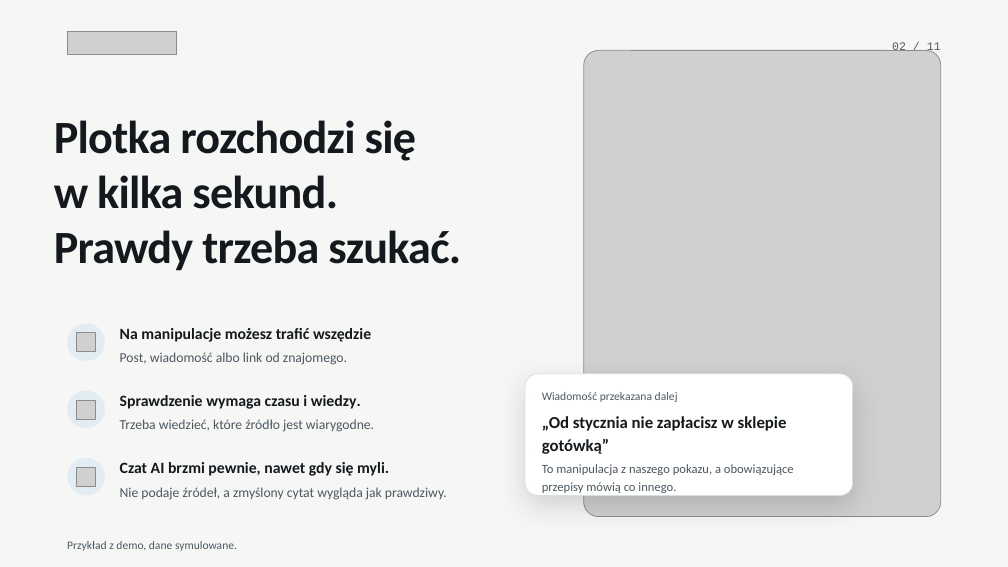
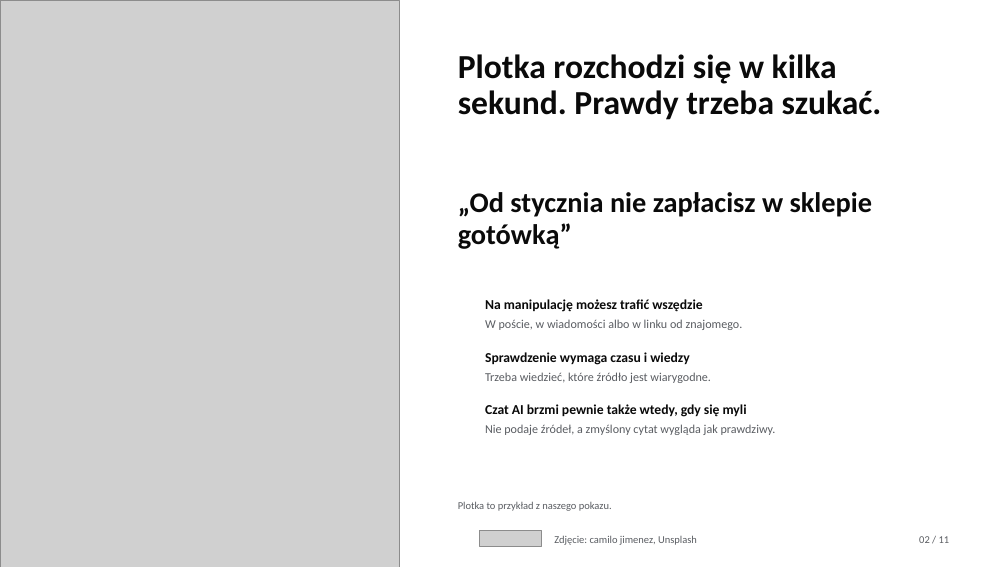
Before and after one commit to Meritum-HackNation2026/meritum-marketing, a slide deck: slide 2 of deck/meritum-deck.pptx. Drawn at 1008x567 pixels with LibreOffice and Linux fonts; fonts in the diff are those of the drawing; grey boxes stand for pictures; background and template pictures are left out. Boxes give left, top, right and bottom in pixels: in the first picture for what was removed or moved away, otherwise in the second. Text is boxed around its words. In the diff, an @@ line names an element or a change of style, - is before the commit and + after.

Commit message:
feat: oba decki wyglądają jak produkt po zmianie na motyw Atrament (#16)
* feat(deck): oba decki w motywie Atrament, z diagramami i zrzutami z prototypu (#14)

Nasza wersja (deck/meritum-own) ma białe tło, czarny tekst i krój Schibsted
Grotesk. Stare zrzuty z makiet zastąpiły zrzuty z prototypu interfejsu,
podpisane jako prototyp. Slajdy 4, 5 i 10 to diagramy kanałów, kroków
sprawdzenia i kontenerów, narysowane według meritum-docs.

Deck zespołu buduje teraz deck/build_team_deck.py: tekst jest edytowalny,
a obrazy pochodzą z naszej wersji. Nowy plik nie ma już wymyślonego źródła
na slajdzie 1, linku w SMS-ie ani Firecrawla jako wyszukiwarki.

Slajd z wynikami w obu deckach zostaje bez liczb do pierwszego przebiegu
ewaluacji.

* feat(deck): slajdy 1 i 3 pokazują scalone strony z wersji dev (#14)

Strona główna i „Sprawdź informację” są już na develop w meritum-frontend,
więc zrzuty na slajdzie tytułowym i na slajdzie o użytkownikach pochodzą
z meritum-dev.gburek.app. Pasek postępu i strona wyniku zostają z prototypu
i tak są podpisane.

* fix(deck): wpis z katalogu na slajdzie 8 nie nachodzi na stopkę, PDF dla jury (#14)

Tabela wpisu zaczynała się od pozycji z poprzedniego slajdu, więc w PowerPoincie
wchodziła na dopisek i stopkę. Teraz zaczyna się pod listą źródeł.

Dochodzi deck/meritum-deck.pdf, eksport z PowerPointa z zainstalowanymi krojami
Schibsted Grotesk i Azeret Mono.

```diff
--- a/deck/meritum-deck.pptx
+++ b/deck/meritum-deck.pptx
@@ background #F6F7F5 to #FFFFFF @@
@@ picture added at (0, 0, 399, 567) @@
@@ picture removed at (67, 32, 176, 55) @@
@@ text "Plotka rozchodzi się w kilka ...": place and size @@
-text "Plotka rozchodzi się w kilka ..." at (54, 120, 461, 271)
+text "Plotka rozchodzi się w kilka ..." at (458, 54, 882, 120)
@@ text "Plotka rozchodzi się w kilka ..." at (458, 54, 882, 120): size 44 to 32 pt, text colour #14191E to #0A0A0A, letter spacing -0.7 to 0 pt; line spacing 1 to 33.6pt @@
@@ picture removed at (584, 51, 941, 517) @@
@@ text "„Od stycznia nie zapłacisz w ...": place and size @@
-text "„Od stycznia nie zapłacisz w ..." at (542, 416, 787, 454)
+text "„Od stycznia nie zapłacisz w ..." at (458, 192, 873, 249)
@@ text "„Od stycznia nie zapłacisz w ..." at (458, 192, 873, 249): size 16 to 27 pt, text colour #14191E to #0A0A0A; line spacing 1.15 to 30.2pt @@
@@ text at (485, 299, 702, 312): text changed; size 15 to 13 pt; text colour #14191E to #0A0A0A @@
-Na manipulacje możesz trafić wszędzie
+Na manipulację możesz trafić wszędzie
@@ rounded rectangle removed at (67, 324, 105, 361) @@
@@ text added at (485, 319, 743, 330), 11.5 pt, text #5A5D62 @@
+W poście, w wiadomości albo w linku od znajomego.
@@ picture removed at (76, 333, 95, 352) @@
@@ text removed at (120, 352, 347, 365) @@
-Post, wiadomość albo link od znajomego.
@@ text at (485, 350, 689, 366): text changed; size 15 to 13 pt; text colour #14191E to #0A0A0A @@
-Sprawdzenie wymaga czasu i wiedzy.
+Sprawdzenie wymaga czasu i wiedzy
@@ text "Trzeba wiedzieć, które źródło jest ...": place and size @@
-text "Trzeba wiedzieć, które źródło jest ..." at (120, 419, 374, 432)
+text "Trzeba wiedzieć, które źródło jest ..." at (485, 372, 711, 383)
@@ text "Trzeba wiedzieć, które źródło jest ..." at (485, 372, 711, 383): size 13 to 11.5 pt, text colour #4C5862 to #5A5D62; line spacing 1.22 to 15.5pt @@
@@ rounded rectangle removed at (525, 374, 852, 495) @@
@@ rounded rectangle removed at (67, 391, 105, 429) @@
@@ picture removed at (76, 400, 95, 419) @@
@@ text at (485, 404, 747, 417): text changed; size 15 to 13 pt; text colour #14191E to #0A0A0A @@
-Czat AI brzmi pewnie, nawet gdy się myli.
+Czat AI brzmi pewnie także wtedy, gdy się myli
@@ text removed at (542, 392, 678, 402) @@
-Wiadomość przekazana dalej
@@ text "Nie podaje źródeł, a zmyślony ..." at (485, 424, 776, 435): size 13 to 11.5 pt, text colour #4C5862 to #5A5D62; line spacing 1.22 to 15.5pt @@
@@ text "Nie podaje źródeł, a zmyślony ...": place and size @@
-text "Nie podaje źródeł, a zmyślony ..." at (120, 487, 447, 500)
+text "Nie podaje źródeł, a zmyślony ..." at (485, 424, 776, 435)
@@ rounded rectangle removed at (67, 458, 105, 496) @@
@@ picture removed at (76, 467, 95, 486) @@
@@ text at (458, 501, 612, 511): text changed; size 12 to 10 pt; text colour #4C5862 to #5A5D62 @@
-To manipulacja z naszego pokazu, a obowiązujące przepisy mówią co innego.
+Plotka to przykład z naszego pokazu.
@@ picture added at (480, 530, 541, 546) @@
@@ text added at (554, 535, 697, 545), 10 pt, text #5A5D62 @@
+Zdjęcie: camilo jimenez, Unsplash
@@ text "02 / 11": place and size @@
-text "02 / 11" at (892, 42, 941, 54)
+text "02 / 11" at (919, 536, 950, 543)
@@ text "02 / 11" at (919, 536, 950, 543): size 11 to 10 pt, font Courier New to Calibri, text colour #4C5862 to #5A5D62; line spacing 1.25 to 13.5pt @@
@@ text removed at (67, 541, 237, 551) @@
-Przykład z demo, dane symulowane.
```
Also in this commit, not shown: 8 other slides changed, 2 slides added, 2 slides removed, 48 other files.
